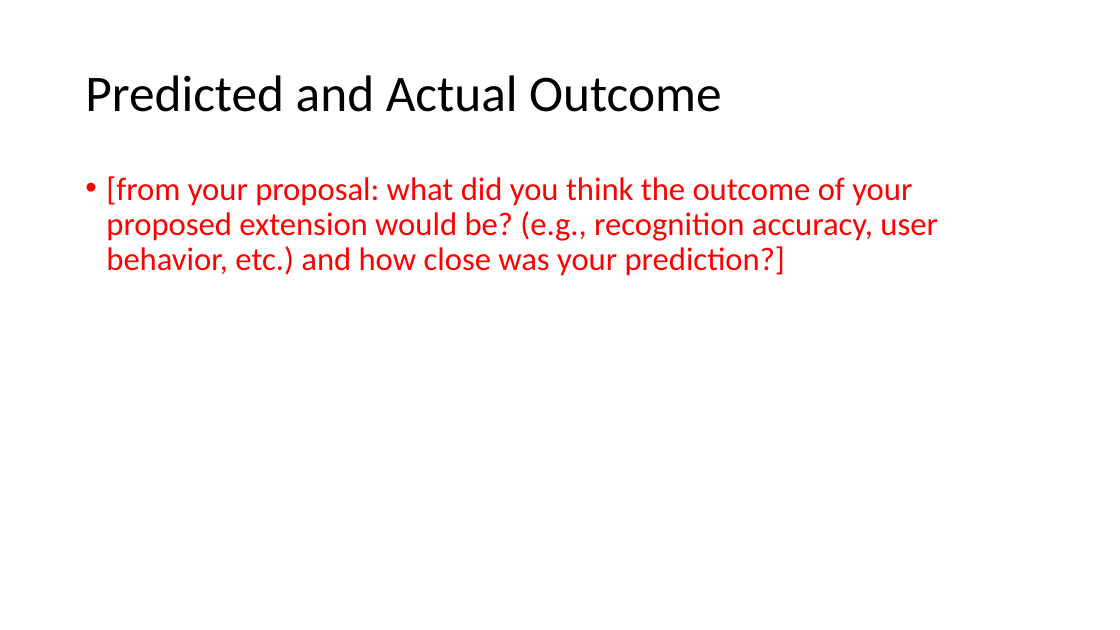
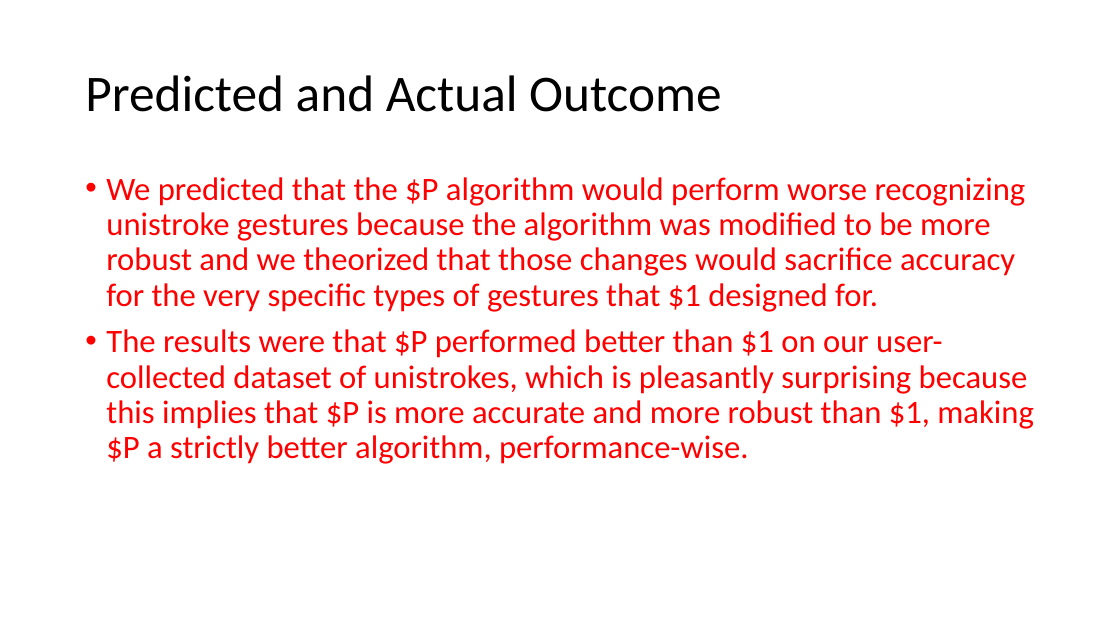
Before and after one commit to pixelfac/hcira-project-23, a slide deck: slide 7 of HCIRA-Proj2-demo-template.pptx. Drawn at 1120x630 pixels with LibreOffice and Linux fonts; fonts in the diff are those of the drawing. Boxes give left, top, right and bottom in pixels: in the first picture for what was removed or moved away, otherwise in the second. Text is boxed around its words. In the diff, an @@ line names an element or a change of style, - is before the commit and + after.

```diff
--- a/HCIRA-Proj2-demo-template.pptx
+++ b/HCIRA-Proj2-demo-template.pptx
@@ text at bbox=[106, 177, 1033, 464]: text changed @@
-• [from your proposal: what did you think the outcome of your proposed extension would be? (e.g., recognition accuracy, user behavior, etc.) and how close was your prediction?]
+• We predicted that the $P algorithm would perform worse recognizing unistroke gestures because the algorithm was modified to be more robust and we theorized that those changes would sacrifice accuracy for the very specific types of gestures that $1 designed for.
+• The results were that $P performed better than $1 on our user-collected dataset of unistrokes, which is pleasantly surprising because this implies that $P is more accurate and more robust than $1, making $P a strictly better algorithm, performance-wise.
```
Also in this commit, not shown: 2 other slides changed.
